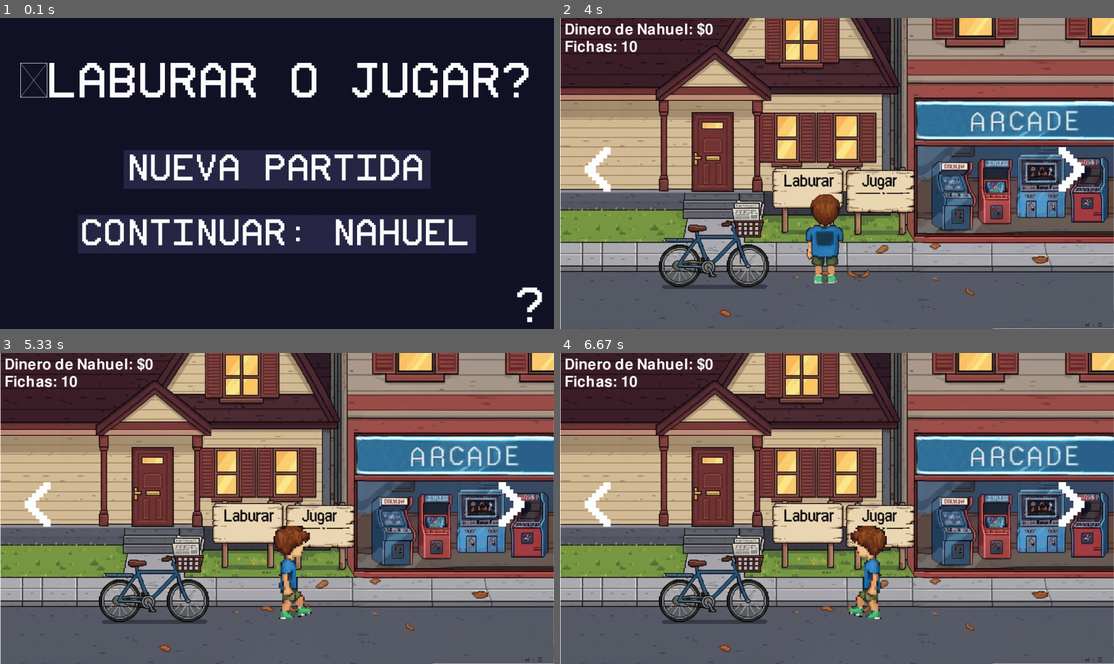
Above: before the commit, frames 1-4 (two rows, left to right).
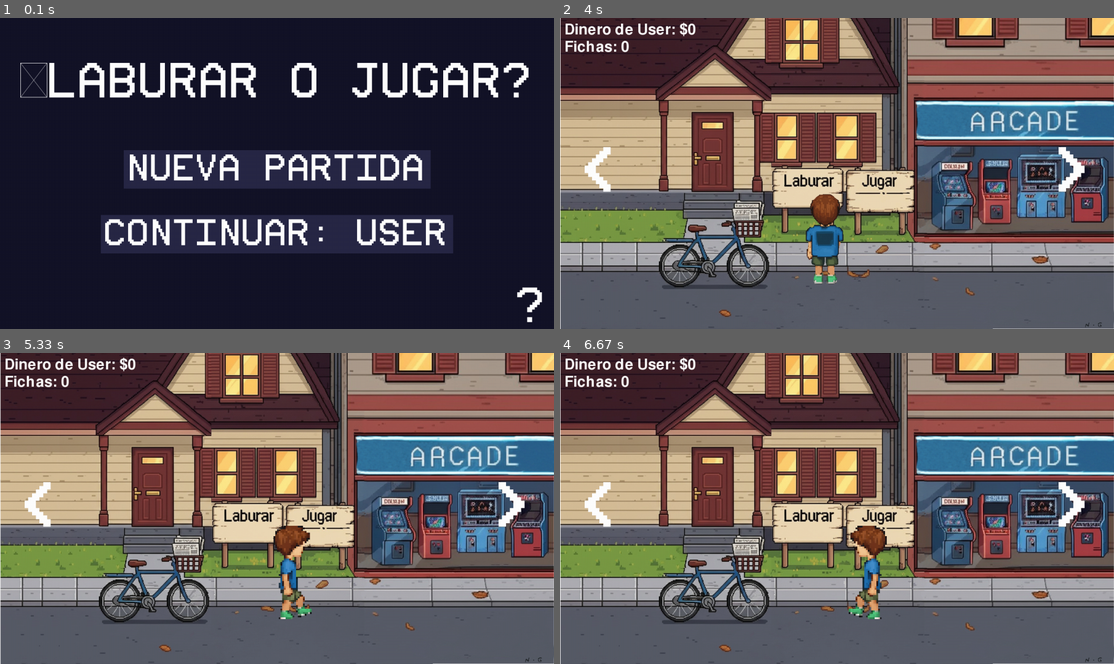
Above: after the commit, the same moments.

Repository: Nahuelito22/Laburar_o_Jugar
Game: pygame game, started from main.py
Same seed, same stepped clock (60 frames per second), same inputs: the game is played once before the commit and once after it.
Inputs (mouse positions are in pixels of both pictures, inside the frame that each line leads up to):
- Up to frame 1 (0.1 s): no input
- Up to frame 2 (4 s): click (837, 232) at 0.38 s, where only the run after the commit has a clickable "Continuar: User"; hold Left 3.43-3.9 s; hold Right from 3.98 s (still down)
- Up to frame 3 (5.33 s): release Right at 4.62 s; hold Left 4.65-5.12 s; hold Right from 5.15 s (still down)
- Up to frame 4 (6.67 s): release Right at 5.62 s; hold Right 5.65-6.12 s; hold Left from 6.15 s (still down)

The runs differ from the first frame. In frame 1, 3.0% of the frame differs, in the area x 14-86%, y 63-76%; in frame 2, 0.4%; in frame 3, 0.4%; in frame 4, 0.4%.

Commit message:
Limpieza de bugs, comentarios randoms, codigo vacio, etc - Version 1.6 -

Diff:
--- a/savegame.json
+++ b/savegame.json
@@ -1 +1 @@
-{"nombre_usuario": "Nahuel", "high_score": 0, "dinero_total": 0, "fichas": 10}
+{"nombre_usuario": "User", "high_score": 0, "dinero_total": 0, "fichas": 0}
--- a/src/app.py
+++ b/src/app.py
@@ -55,9 +55,9 @@
         self.state_name = self.current_state.next_state
         persistent_data = self.current_state.persistent
 
-        # --- NUEVO: Limpiamos el estado actual ANTES de cambiar ---
+        # Limpiamos el estado actual antes de cambiar
         self.current_state.cleanup()
 
-        # Creamos una NUEVA instancia del siguiente estado
+        # Creamos una NUEVA instancia del nuevo estado
         self.current_state = self.state_classes[self.state_name]()
         self.current_state.startup(persistent_data)
--- a/src/components/spritesheet.py
+++ b/src/components/spritesheet.py
@@ -14,8 +14,6 @@
         """
         Recorta y devuelve un fotograma específico de la hoja.
         """
-        # Creamos una nueva superficie transparente del tamaño del fotograma
         image = pygame.Surface((width, height), pygame.SRCALPHA)
-        # Dibujamos solo la porción de la hoja de sprites en la nueva superficie
         image.blit(self.sheet, (0, 0), (x, y, width, height))
         return image
--- a/src/entities.py
+++ b/src/entities.py
@@ -2,11 +2,9 @@
 from .components.spritesheet import SpriteSheet
 from . import settings
 
-# --- Dimensiones del fotograma de tus sprites (ajusta según tus archivos) ---
-PLAYER_FRAME_WIDTH = 256  # Ancho de un fotograma de la animación de caminar
-PLAYER_FRAME_HEIGHT = 256 # Alto de un fotograma
-
-# En src/entities.py
+# Dimensiones del fotograma de sprites
+PLAYER_FRAME_WIDTH = 256  # Ancho
+PLAYER_FRAME_HEIGHT = 256 # Alto
 
 class PlayerHub(pygame.sprite.Sprite):
     def __init__(self, x, y):
@@ -26,8 +24,7 @@
         self.image = self.animations[self.estado][self.current_frame]
         self.rect = self.image.get_rect(centerx=x, bottom=y)
 
-        # --- NUEVO: Creamos el hitbox para el jugador del Hub ---
-        # Ajustá estos valores si querés que sea más grande o pequeño
+        # Creamos el hitbox para el jugador del Hub
         self.hitbox = self.rect.inflate(-self.rect.width * 0.7, -self.rect.height * 0.2)
 
         self.speed = 300
@@ -76,5 +73,5 @@
             self.current_frame = (self.current_frame + 1) % len(self.animations[self.estado])
             self.image = self.animations[self.estado][self.current_frame]
 
-        # --- NUEVO: Mantenemos el hitbox centrado ---
+        # Mantenemos el hitbox centrado
         self.hitbox.center = self.rect.center
--- a/src/games/paperboy/entities.py
+++ b/src/games/paperboy/entities.py
@@ -10,7 +10,6 @@
 PLAYER_FRAME_HEIGHT = 256
 BUZON_WIDTH = 64
 BUZON_HEIGHT = 64
-# (Añade aquí las de los autos si es necesario)
 
 class PlayerPaperboy(pygame.sprite.Sprite):
     def __init__(self):
@@ -119,7 +118,7 @@
 
     def update(self, dt):
         self.rect.y += self.scroll_speed * dt
-        # La eliminación ahora la maneja el state para la penalización
+
 
 class Auto(pygame.sprite.Sprite):
     def __init__(self, scroll_speed):
@@ -181,7 +180,7 @@
         self.image = pygame.transform.scale(self.image, (32, 32))
         self.rect = self.image.get_rect(center=start_pos)
 
-        # --- NUEVO: Bandera para saber si acertó ---
+        # Bandera para saber si acertó
         self.acerto = False
 
         self.scroll_speed = scroll_speed
@@ -197,4 +196,3 @@
     def update(self, dt):
         self.rect.x += self.vel_x * dt
         self.rect.y += self.vel_y * dt + self.scroll_speed * dt
-        # La eliminación ahora la maneja el state para la penalización
--- a/src/games/paperboy/paperboy_state.py
+++ b/src/games/paperboy/paperboy_state.py
@@ -24,7 +24,7 @@
         self.score = 0
         self.periodicos_restantes = 10
         self.fichas = 0
-        self.dinero_total_inicial = 0 # Guardará el dinero al iniciar la partida
+        self.dinero_total_inicial = 0
 
         self.buzon_limite_izq = 450
         self.buzon_limite_der = 860
@@ -104,19 +104,17 @@
             # Cargamos los datos guardados para leer el high_score
             save_data = save_manager.load_data()
 
-            # Calculamos el nuevo dinero total basándonos en lo que teníamos AL ENTRAR
+            # Calculamos el nuevo dinero total
             dinero_final = self.dinero_total_inicial + self.score
 
-            # Actualizamos los datos para guardar
+            # Actualizamos
             save_data['dinero_total'] = dinero_final
             save_data['fichas'] = self.fichas
             if self.score > save_data.get('high_score', 0):
                 save_data['high_score'] = self.score
 
-            # Guardamos todo
             save_manager.save_data(save_data)
 
-            # Pasamos el puntaje de la partida a la pantalla de Game Over
             self.persistent['last_score'] = self.score
             self.done = True
             self.next_state = "GAME_OVER"
--- a/src/games/space_invaders/entities.py
+++ b/src/games/space_invaders/entities.py
@@ -2,7 +2,7 @@
 import pygame
 from ... import settings
 
-# --- Clases de Sprites adaptadas ---
+# Clases de Sprites
 class Nave(pygame.sprite.Sprite):
     def __init__(self, cenital_img, izq_img, der_img):
         super().__init__()
@@ -53,7 +53,7 @@
         self.rect = self.image.get_rect(center=center)
         self.frame = 0
         self.last_update = pygame.time.get_ticks()
-        self.frame_rate = 100 # ms por fotograma
+        self.frame_rate = 100
 
     def update(self, dt):
         now = pygame.time.get_ticks()
--- a/src/save_manager.py
+++ b/src/save_manager.py
@@ -1,4 +1,3 @@
-# src/save_manager.py
 import json
 
 SAVE_FILE = "savegame.json"
@@ -9,7 +8,7 @@
         with open(SAVE_FILE, 'r') as f:
             data = json.load(f)
     except FileNotFoundError:
-        # --- NUEVO: Valores por defecto si no hay partida guardada ---
+        # Valores por defecto si no hay partida guardada
         data = {
             'nombre_usuario': 'Jugador',
             'high_score': 0,
--- a/src/settings.py
+++ b/src/settings.py
@@ -1,4 +1,3 @@
-# src/settings.py
 import pygame
 
 # Dimensiones de la pantalla
